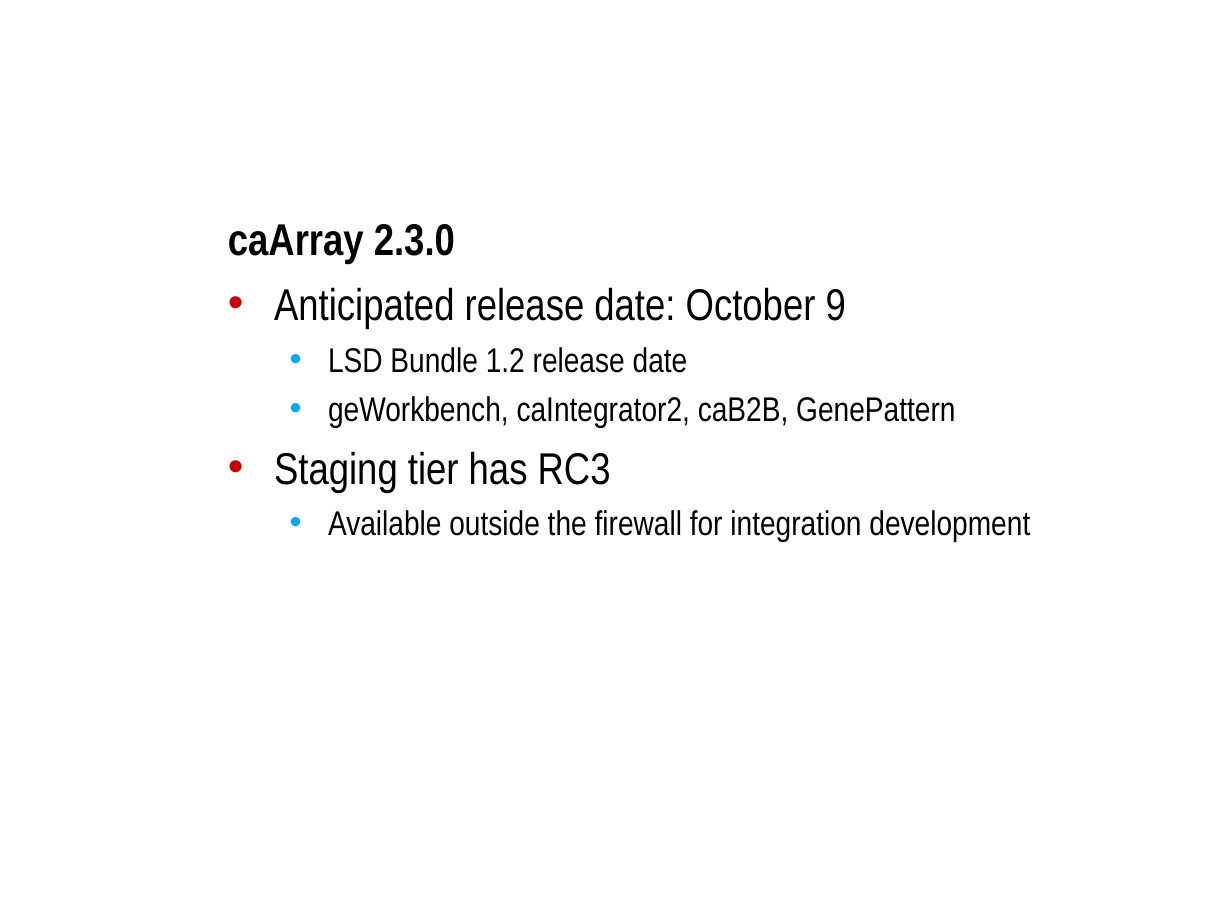
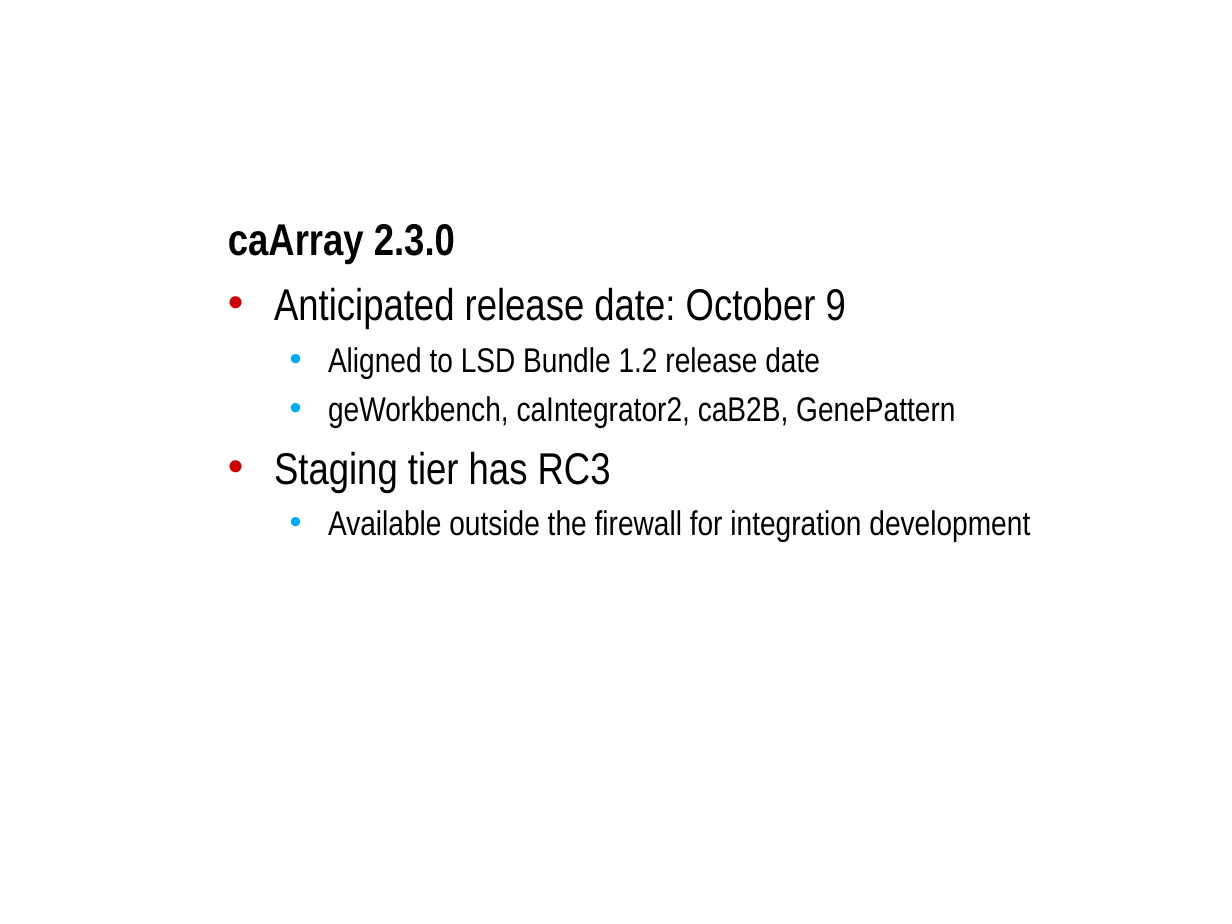
Before and after one commit to NCIP/caarray-docs, a slide deck: slide 3 of project_management/open_meetings/caArray User Community Meeting 2009.09.02.ppt. Drawn at 1232x924 pixels with LibreOffice and Linux fonts; fonts in the diff are those of the drawing; background and template pictures are left out. Boxes give left, top, right and bottom in pixels: in the first picture for what was removed or moved away, otherwise in the second. Text is boxed around its words. In the diff, an @@ line names an element or a change of style, - is before the commit and + after.

```diff
--- a/project_management/open_meetings/caArray User Community Meeting 2009.09.02.ppt
+++ b/project_management/open_meetings/caArray User Community Meeting 2009.09.02.ppt
@@ text at bbox=[328, 347, 820, 379]: text changed @@
-  • LSD Bundle 1.2 release date
+  • Aligned to LSD Bundle 1.2 release date
```
Also in this commit, not shown: 2 other slides changed.
